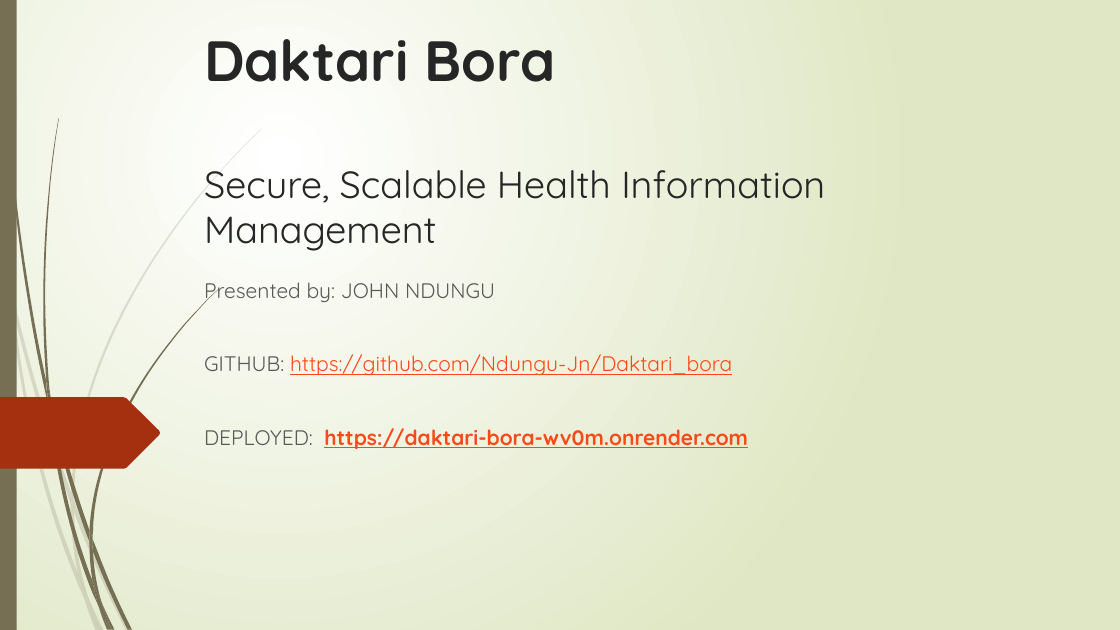
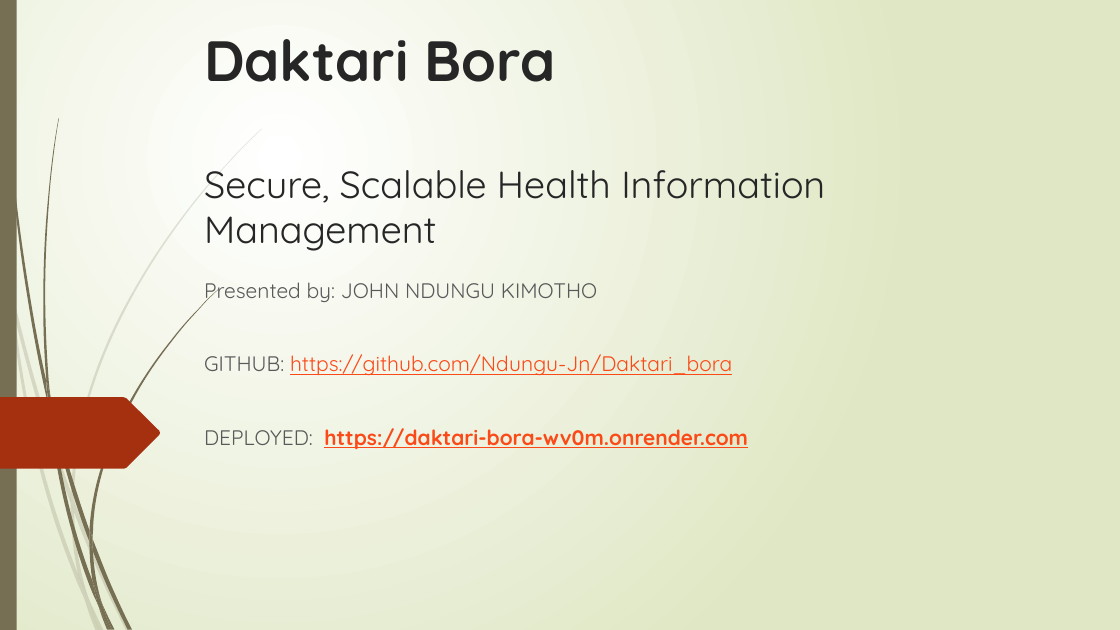
Before and after one commit to Ndungu-Jn/Daktari_bora, a slide deck: slide 1 of Daktari Bora.pptx. Drawn at 1120x630 pixels with LibreOffice and Linux fonts; fonts in the diff are those of the drawing. Boxes give left, top, right and bottom in pixels: in the first picture for what was removed or moved away, otherwise in the second. Text is boxed around its words. In the diff, an @@ line names an element or a change of style, - is before the commit and + after.

```diff
--- a/Daktari Bora.pptx
+++ b/Daktari Bora.pptx
@@ subtitle at bbox=[204, 282, 597, 303]: text changed @@
-Presented by: JOHN NDUNGU
+Presented by: JOHN NDUNGU KIMOTHO
```
Also in this commit, not shown: 4 other slides changed.
